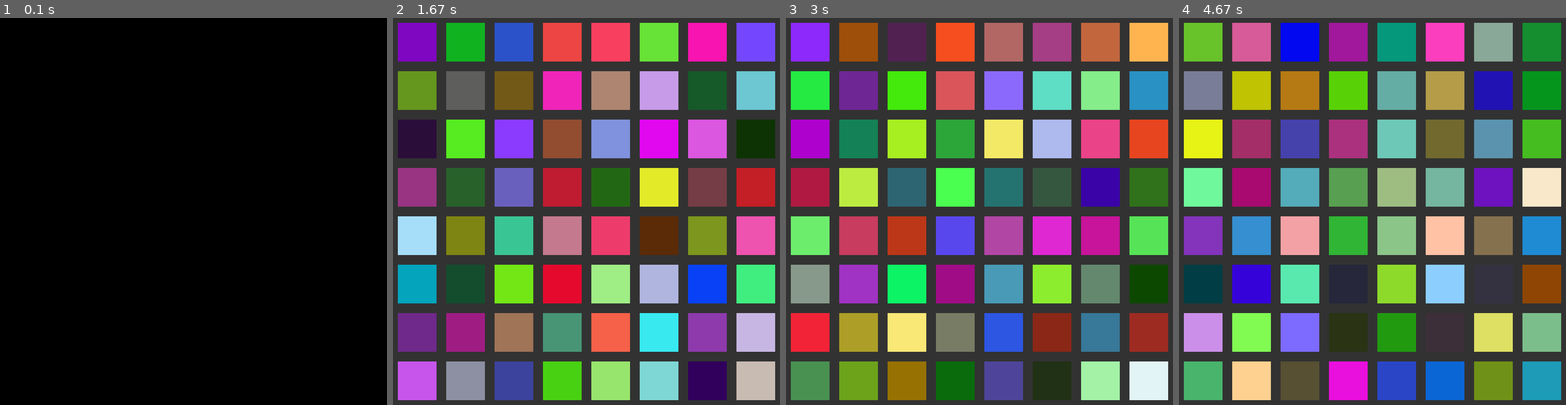
Above: before the commit, frames 1-4 (left to right).
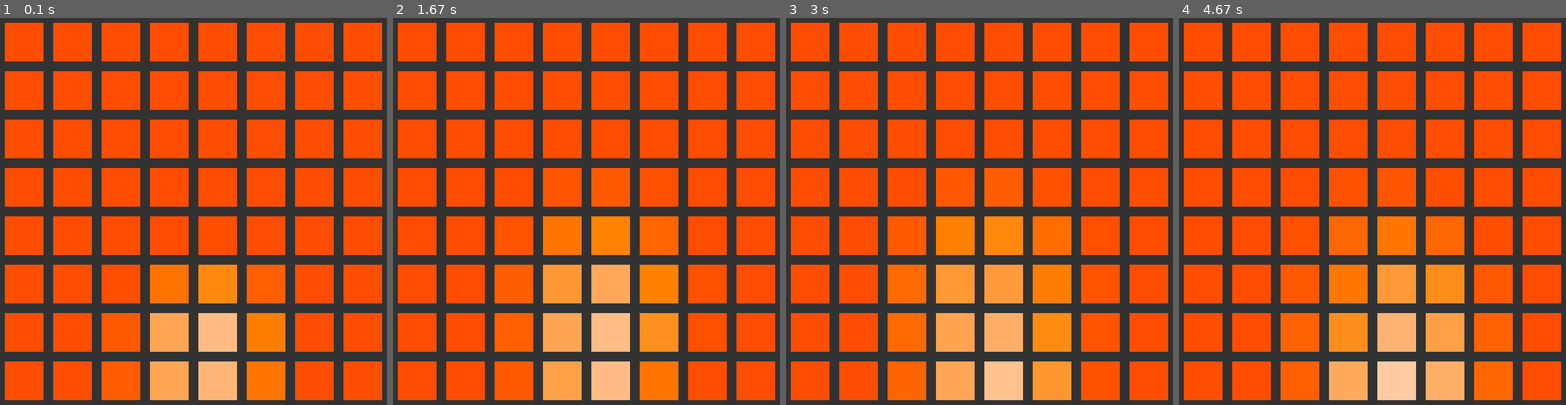
Above: after the commit, the same moments.

Repository: Mo0dy/Code4Fun
Game: pygame game, started from Projects/GridFlame.py
Same seed, same stepped clock (60 frames per second), same inputs: the game is played once before the commit and once after it.
Inputs:
- Up to frame 1 (0.1 s): no input
- Up to frame 2 (1.67 s): no input
- Up to frame 3 (3 s): no input
- Up to frame 4 (4.67 s): no input

The runs differ from the first frame. In frame 1, 100% of the frame differs, in the area x 0-100%, y 0-100%; in frame 2, 64%; in frame 3, 64%; in frame 4, 64%.

Commit message:
added flame simulation

Diff:
--- a/Projects/GridFlame.py
+++ b/Projects/GridFlame.py
@@ -1,10 +1,21 @@
 from Code4Fun.Utility.Vec2 import *
 import numpy as np
 import pygame as pg
+from scipy.ndimage.filters import convolve
 
-mat_shape = (8, 8, 3)
+mat_shape = np.array([8, 8, 3])
+margins = 10
+resolution = 2
 content = np.zeros(mat_shape)
-content[2, 2] = [200, 200, 200]
+heat_mat = np.zeros(mat_shape[:2] * resolution, dtype=np.float)
+
+con_mat = np.array([[0.05, 0.2, 0.05],
+                    [0.2, -1, 0.2],
+                    [0.05, 0.2, 0.05]])
+
+con_mat = np.array([[0.07, 0.2, 0.03],
+                    [0.35, -1, 0.05],
+                    [0.07, 0.2, 0.03]])
 
 pg.init()
 window_size = 800, 800
@@ -13,10 +24,36 @@
 pg.display.set_caption("test")
 clock = pg.time.Clock()
 font = pg.font.SysFont("comicsansms", 50)
+value = np.reshape(np.random.random_integers(2, 25, 9), (3, 3)) * 10
+
+
+def color_temperature(temp):
+    if temp <= 66:
+        r = 255
+    else:
+        r = temp - 60
+        r = 329.698727446 * (r ** -0.1332047592)
+
+    if temp <= 66:
+        g = temp
+        g = 99.4708025861 * np.log(g) - 161.1195681661
+    else:
+        g = temp - 60
+        g = 288.1221695283 * (g ** -0.0755148492)
+
+    if temp >= 66:
+        b = 0
+    else:
+        b = temp - 10
+        b = 138.5177312231 * np.log(b) - 305.0447927307
+    return np.clip(np.array([r, g, b], dtype=int), 0, 255)
 
 
 def reset():
-    global vector
+    global heat_mat
+    # for i in range(10, 30):
+    #     for j in range(10, 20):
+    #         heat_mat[i, j] = 255
 
 
 def clear():
@@ -24,11 +61,24 @@
     content = np.zeros(mat_shape)
 
 
-def update(dt):
-    clear()
+def update():
+    global heat_mat, value
+    # sparking flame:
+    if np.random.rand() < 0.1:
+        value = np.reshape(np.random.random_integers(2, 25, 9), (3, 3)) * 10
+    heat_mat[7:10, 13:16] = value
+    # diffusion
+    heat_mat = heat_mat + convolve(heat_mat, con_mat)
+    # cooling
+    heat_mat -= 5
+    heat_mat = np.clip(heat_mat, 0, 1000000)
     for i in range(content.shape[0]):
         for j in range(content.shape[1]):
-            content[i, j] = np.random.random_integers(0, 255, 3)
+            content[i, j, 0] = np.sum(heat_mat[i * resolution: (i + 1) * resolution, j * resolution: (j + 1) * resolution]) / resolution ** 2
+
+    for i in range(content.shape[0]):
+        for j in range(content.shape[1]):
+            content[i, j] = color_temperature(content[i, j, 0] * 0.2 + 11)
 
 
 def draw():
@@ -37,7 +87,7 @@
 
     for i in range(content.shape[0]):
         for j in range(content.shape[1]):
-            pg.draw.rect(screen, content[i, j], (i * size_x + 10, j * size_y + 10, size_x - 20, size_y - 20))
+            pg.draw.rect(screen, content[i, j], (i * size_x + margins, j * size_y + margins, size_x - margins * 2, size_y - margins * 2))
 
 
 keydown_func = {
@@ -48,14 +98,14 @@
 reset()
 loop = True
 while loop:
-    clock.tick(10)
+    clock.tick()
     for e in pg.event.get():
         if e.type == pg.QUIT:
             loop = False
         elif e.type == pg.KEYDOWN:
             keydown_func[e.key]()
 
-    update(clock.get_time())
+    update()
     screen.fill((50, 50, 50))
     draw()
     pg.display.flip()
